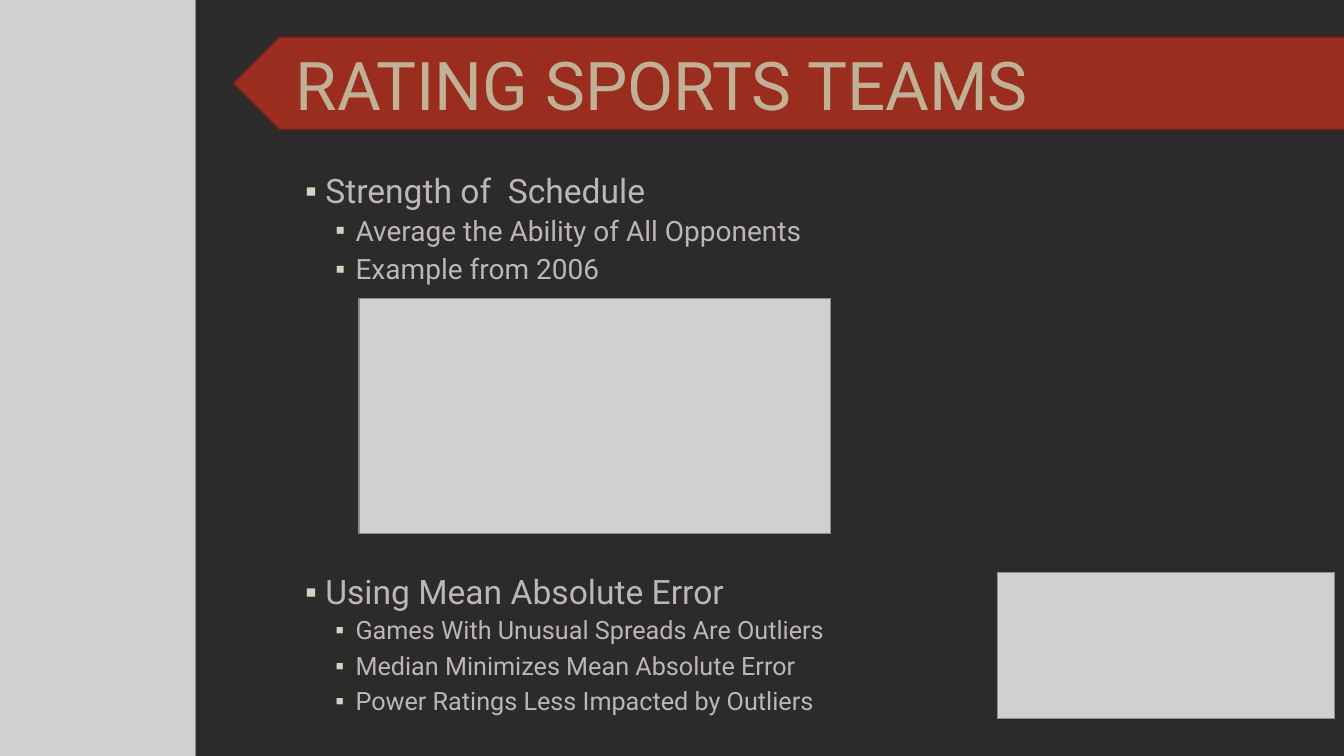
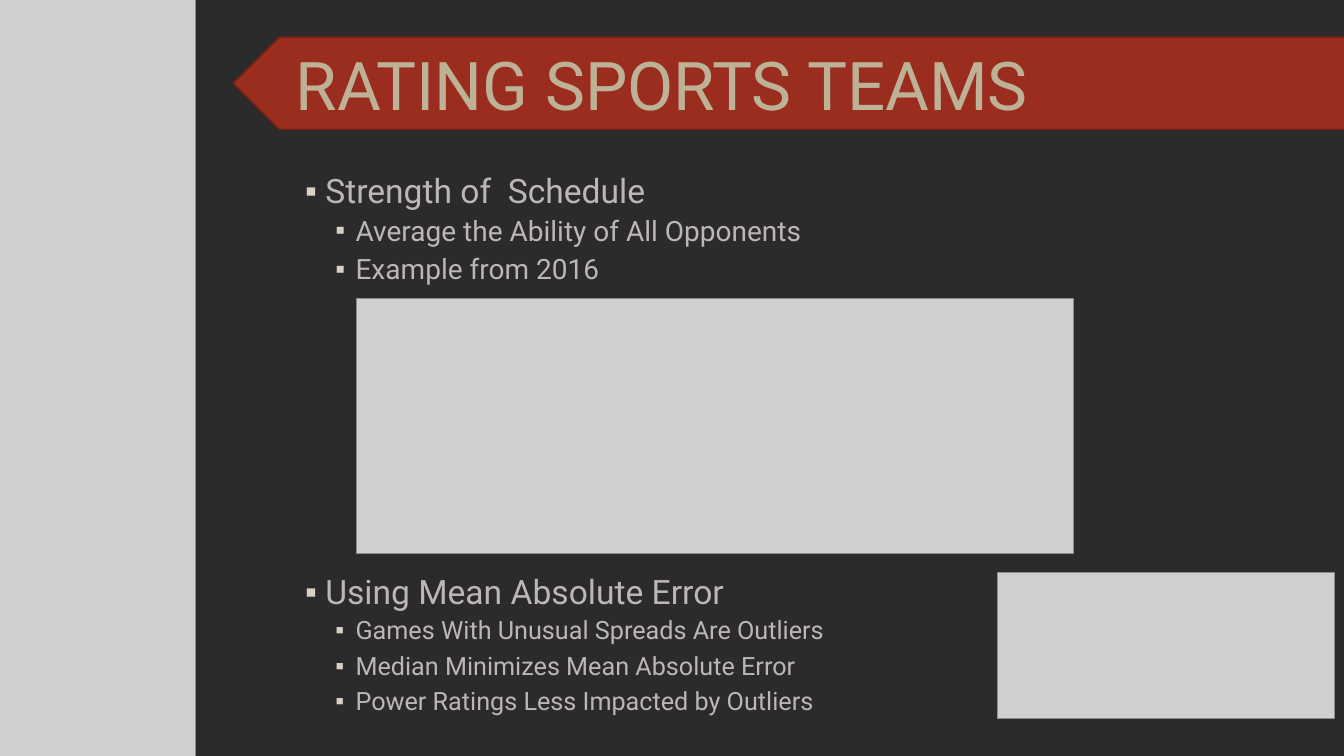
Before and after one commit to SuperMarioGiacomazzo/STOR538_WEBSITE, a slide deck: slide 7 of Slides/Gambling 2/Gambling_2_Lecture.pptx. Drawn at 1344x756 pixels with LibreOffice and Linux fonts; fonts in the diff are those of the drawing; grey boxes stand for pictures; background and template pictures are left out; a plain dark background stands for a picture behind light text. Boxes give left, top, right and bottom in pixels: in the first picture for what was removed or moved away, otherwise in the second. Text is boxed around its words. In the diff, an @@ line names an element or a change of style, - is before the commit and + after.

```diff
--- a/Slides/Gambling 2/Gambling_2_Lecture.pptx
+++ b/Slides/Gambling 2/Gambling_2_Lecture.pptx
@@ text at [356, 258, 599, 285]: text changed @@
-  ▪ Example from 2006
+  ▪ Example from 2016
@@ picture: place and size @@
-picture at [359, 298, 831, 534]
+picture at [357, 298, 1074, 554]
```
Also in this commit, not shown: 3 other slides changed, 16 other files.
